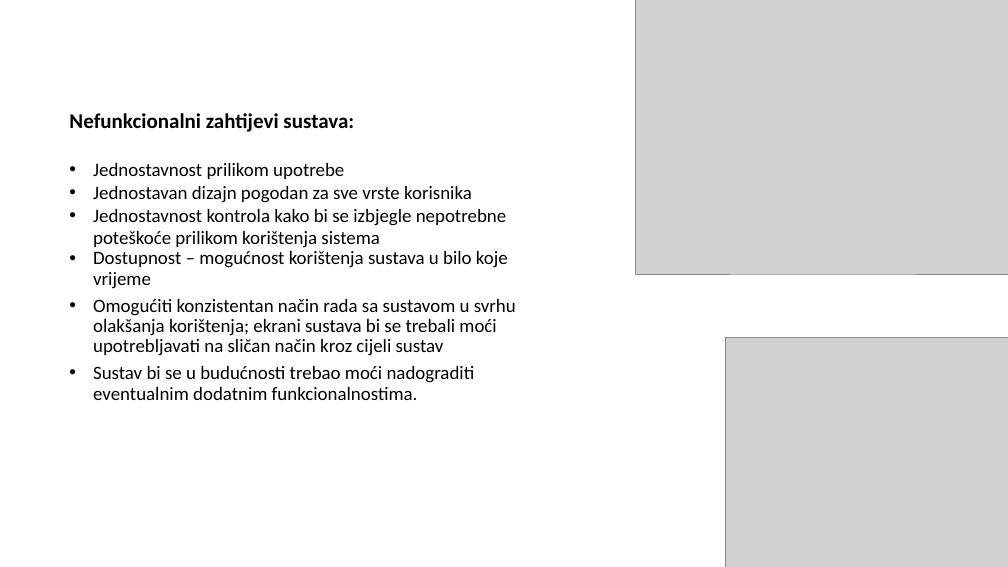
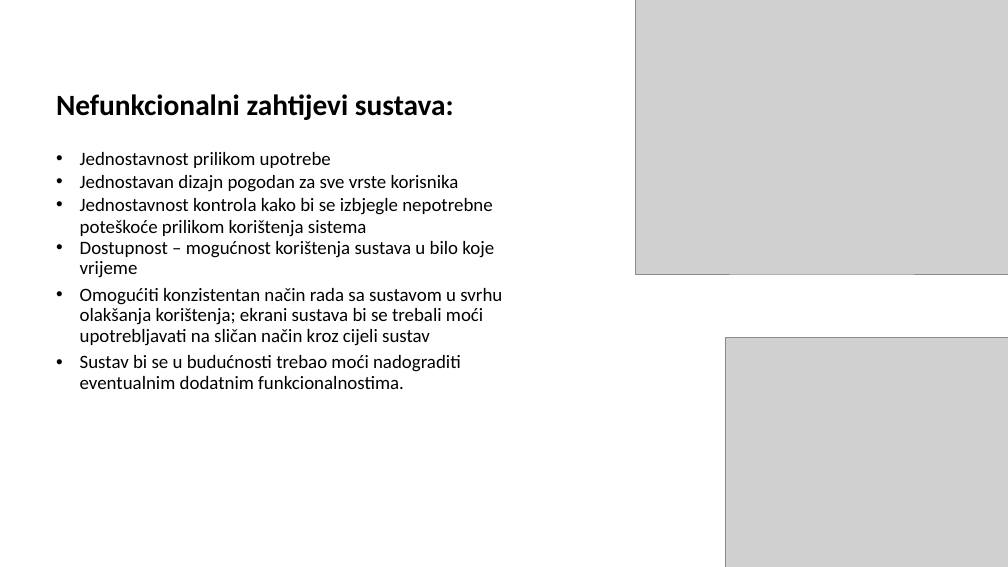
Before and after one commit to MarijanaOmazic/Prezentacija, a slide deck: slide 7 of Blood_register.pptx (slide 5 before the commit). Drawn at 1008x567 pixels with LibreOffice and Linux fonts; fonts in the diff are those of the drawing; grey boxes stand for pictures; background and template pictures are left out. Boxes give left, top, right and bottom in pixels: in the first picture for what was removed or moved away, otherwise in the second. Text is boxed around its words. In the diff, an @@ line names an element or a change of style, - is before the commit and + after.

```diff
--- a/Blood_register.pptx
+++ b/Blood_register.pptx
@@ text "Nefunkcionalni zahtijevi sustava:" moved from (x1=69, y1=113, x2=516, y2=400) to (x1=56, y1=94, x2=502, y2=389) @@
@@ text at (x1=56, y1=94, x2=454, y2=120): size 20 to 28 pt in "Nefunkcionalni zahtijevi sustava:" @@
```
Also in this commit, not shown: 9 other slides changed, 4 slides added.
